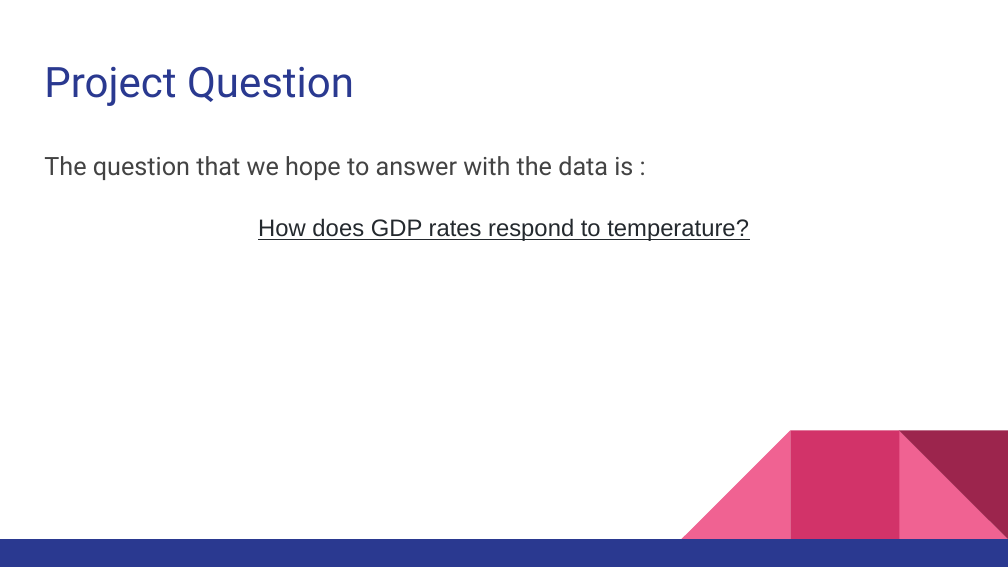
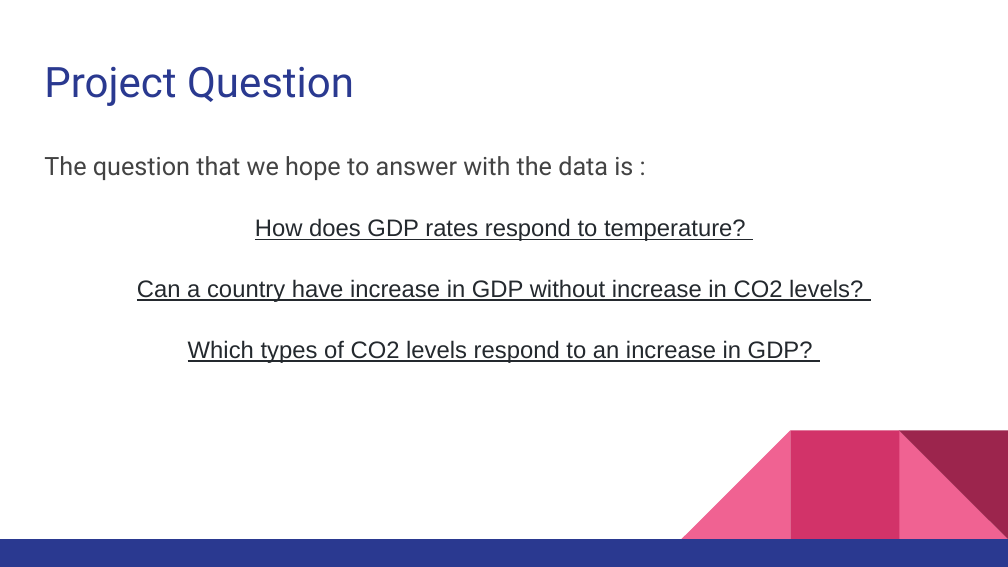
Before and after one commit to CUDAEnviron/Environmental_Proj, a slide deck: slide 4 of Climate Change Project.pptx. Drawn at 1008x567 pixels with LibreOffice and Linux fonts; fonts in the diff are those of the drawing. Boxes give left, top, right and bottom in pixels: in the first picture for what was removed or moved away, otherwise in the second. Text is boxed around its words. In the diff, an @@ line names an element or a change of style, - is before the commit and + after.

```diff
--- a/Climate Change Project.pptx
+++ b/Climate Change Project.pptx
@@ text at (255,218,746,241): less space between paragraphs @@
@@ text at (137,279,863,363): paragraphs added @@
+Can a country have increase in GDP without increase in CO2 levels?
+Which types of CO2 levels respond to an increase in GDP?
```
Also in this commit, not shown: 1 other slide changed.
